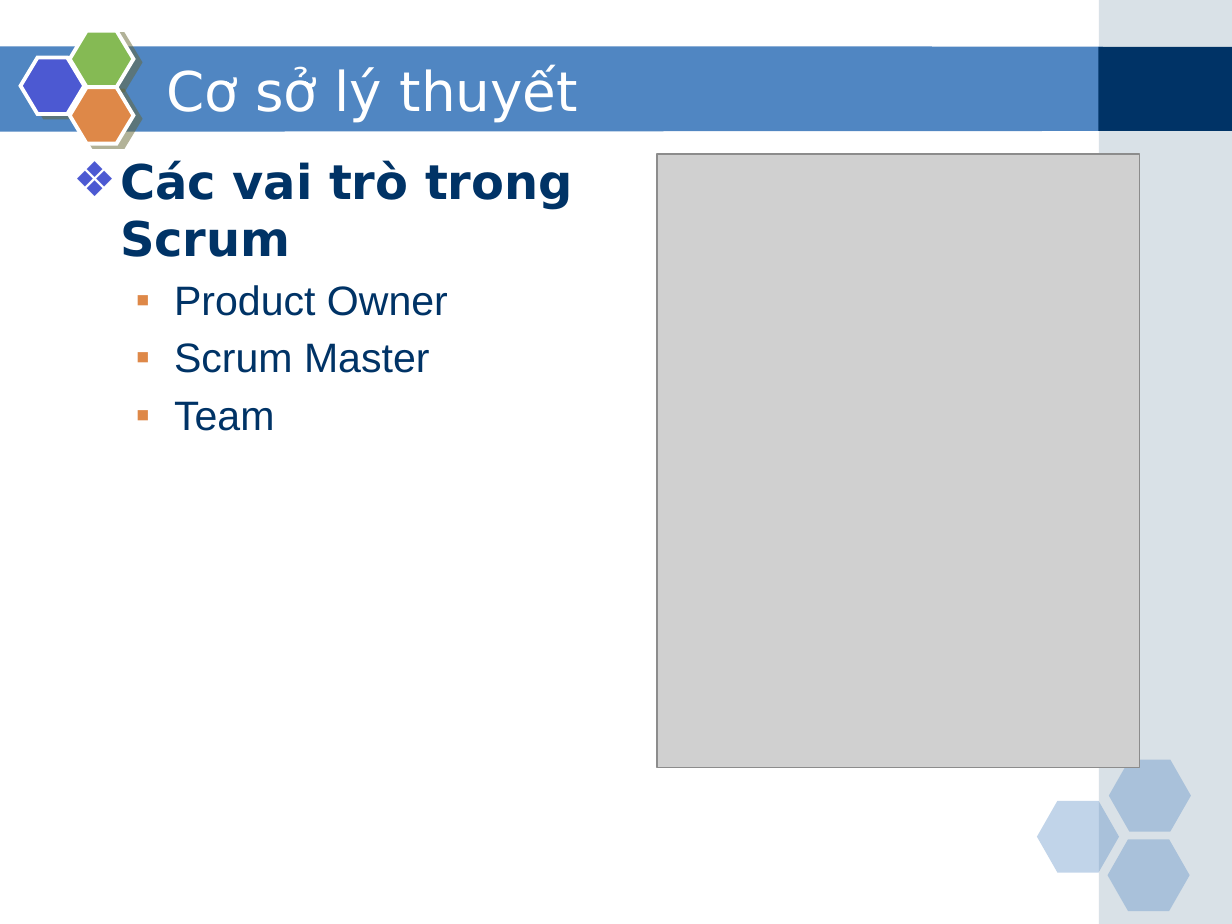
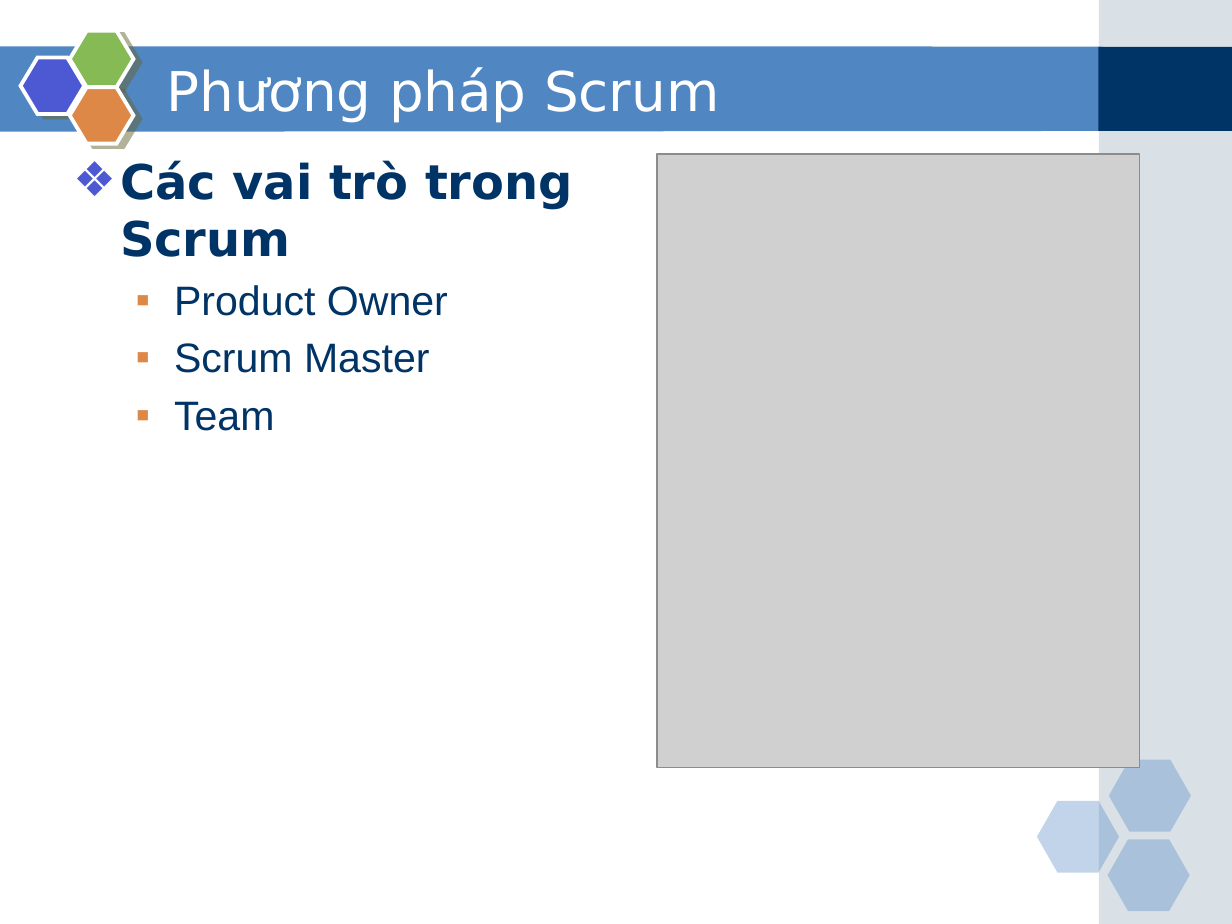
Before and after one commit to phamduong/graduation-project-agile-tool, a slide deck: slide 14 of Báo cáo/Slide bao cao.pptx. Drawn at 1232x924 pixels with LibreOffice and Linux fonts; fonts in the diff are those of the drawing; grey boxes stand for pictures. Boxes give left, top, right and bottom in pixels: in the first picture for what was removed or moved away, otherwise in the second. Text is boxed around its words. In the diff, an @@ line names an element or a change of style, - is before the commit and + after.

```diff
--- a/Báo cáo/Slide bao cao.pptx
+++ b/Báo cáo/Slide bao cao.pptx
@@ title at <box>166,67,719,122</box>: text changed @@
-Cơ sở lý thuyết
+Phương pháp Scrum
```
Also in this commit, not shown: 16 other slides changed, 24 other files.
